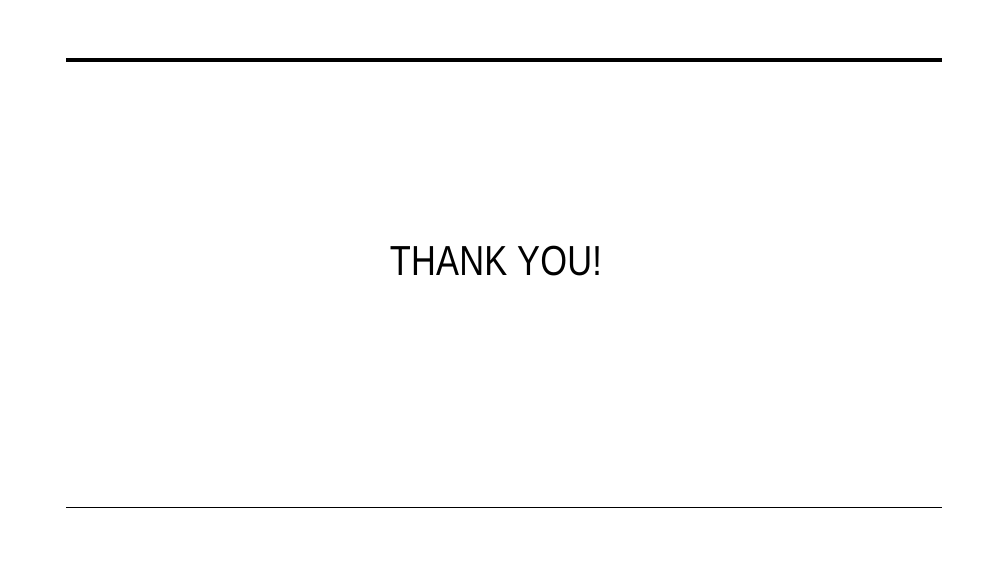
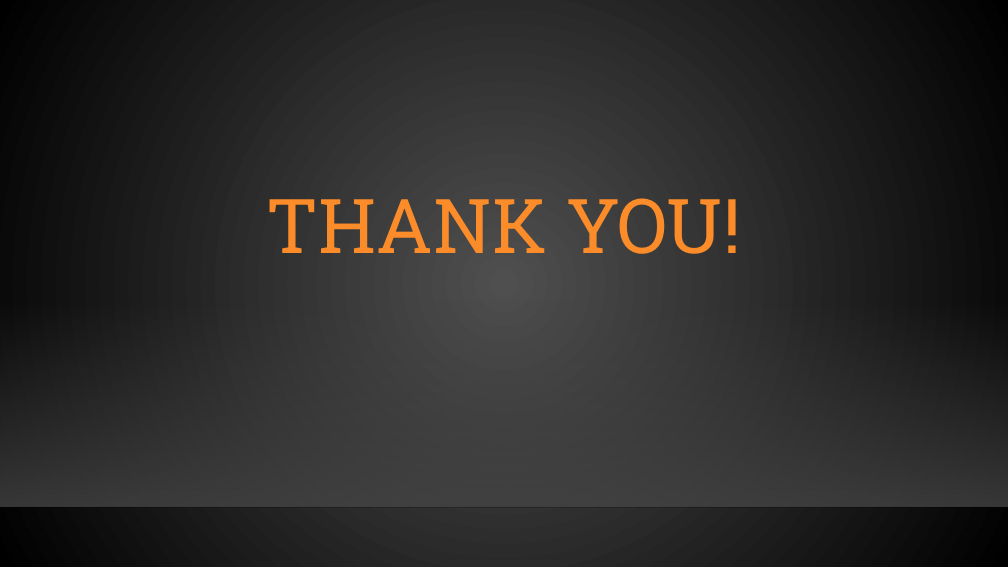
Before and after one commit to OliverDAvino/AppDev2FinalProject, a slide deck: slide 9 of AppDev2Presentation.pptx. Drawn at 1008x567 pixels with LibreOffice and Linux fonts; fonts in the diff are those of the drawing; background and template pictures are left out. Boxes give left, top, right and bottom in pixels: in the first picture for what was removed or moved away, otherwise in the second. Text is boxed around its words. In the diff, an @@ line names an element or a change of style, - is before the commit and + after.

```diff
--- a/AppDev2Presentation.pptx
+++ b/AppDev2Presentation.pptx
@@ background #FFFFFF to gradient #505050 to #000000 @@
@@ line removed from (67, 60) to (942, 60) @@
@@ title "THANK YOU!": place and size @@
-title "THANK YOU!" at bbox=[390, 245, 602, 276]
+title "THANK YOU!" at bbox=[267, 198, 741, 254]
@@ title "THANK YOU!" at bbox=[267, 198, 741, 254]: size 40 to 72 pt, font Arial Narrow to Roboto Slab, text colour #000000 to #FB8C29, letter spacing 0.3 to 0 pt; alignment left to centre; line spacing 1 to 0.9; vertical alignment top to middle @@
@@ rectangle added at bbox=[0, 299, 1008, 507], fill gradient #454545 @@
@@ line moved from (67, 508) - (942, 508) to (0, 507) - (1008, 507) @@
@@ line (0, 507) - (1008, 507): stroke #000000 1 pt to #000001 1 pt @@
```
Also in this commit, not shown: 8 other slides changed, 1 other file.
